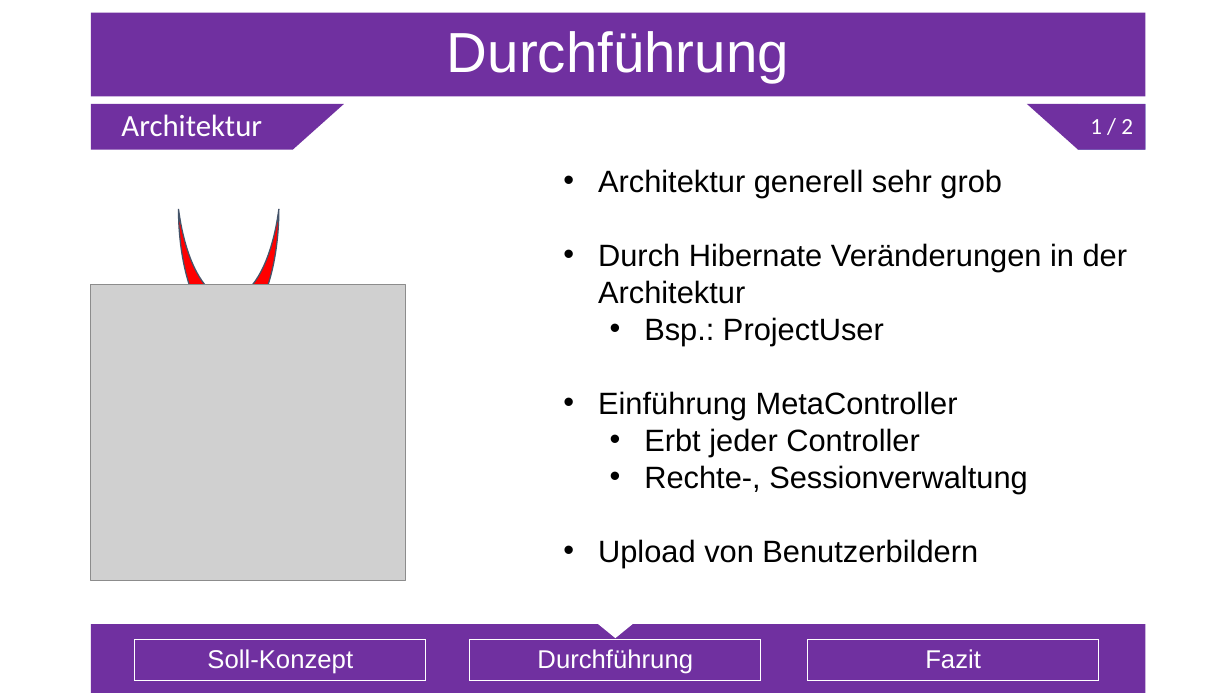
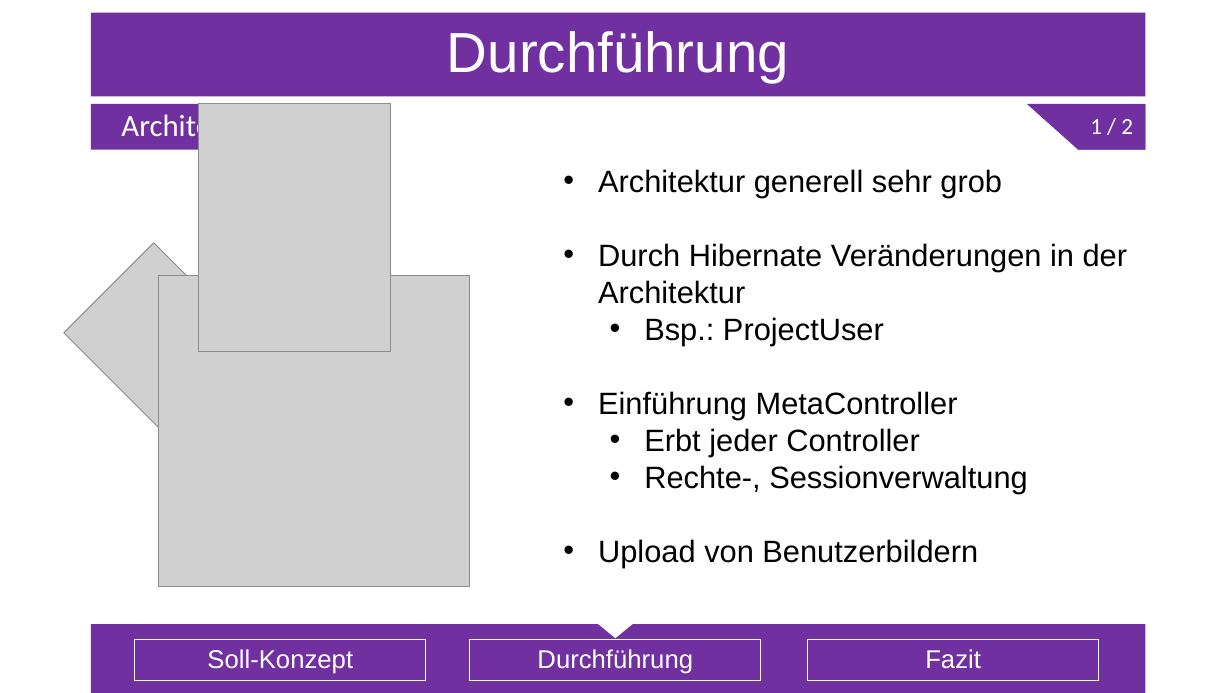
Before and after one commit to Sl0thking/mp_anwen_scrumiverse, a slide deck: slide 15 of Projektpräsentation/Projektpräsentation.pptx (slide 16 before the commit). Drawn at 1232x693 pixels with LibreOffice and Linux fonts; fonts in the diff are those of the drawing; grey boxes stand for pictures. Boxes give left, top, right and bottom in pixels: in the first picture for what was removed or moved away, otherwise in the second. Text is boxed around its words. In the diff, an @@ line names an element or a change of style, - is before the commit and + after.

```diff
--- a/Projektpräsentation/Projektpräsentation.pptx
+++ b/Projektpräsentation/Projektpräsentation.pptx
@@ picture added at <box>199,104,390,352</box> @@
@@ moon removed at <box>178,209,279,332</box> @@
@@ picture added at <box>63,243,334,513</box> @@
@@ picture: place and size @@
-picture at <box>91,284,405,580</box>
+picture at <box>159,275,470,586</box>
```
Also in this commit, not shown: 4 other slides changed, 1 slide removed.
